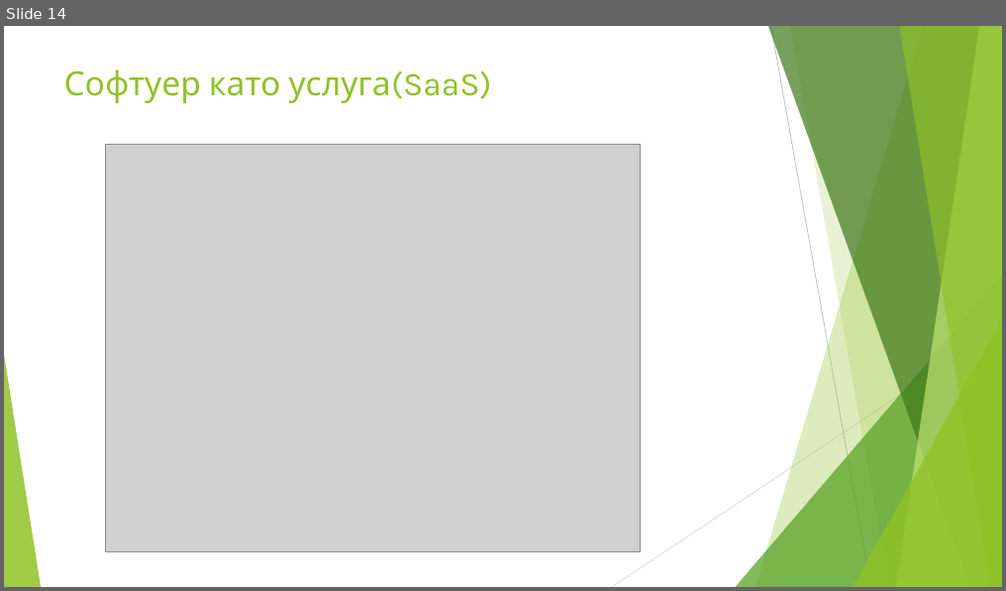
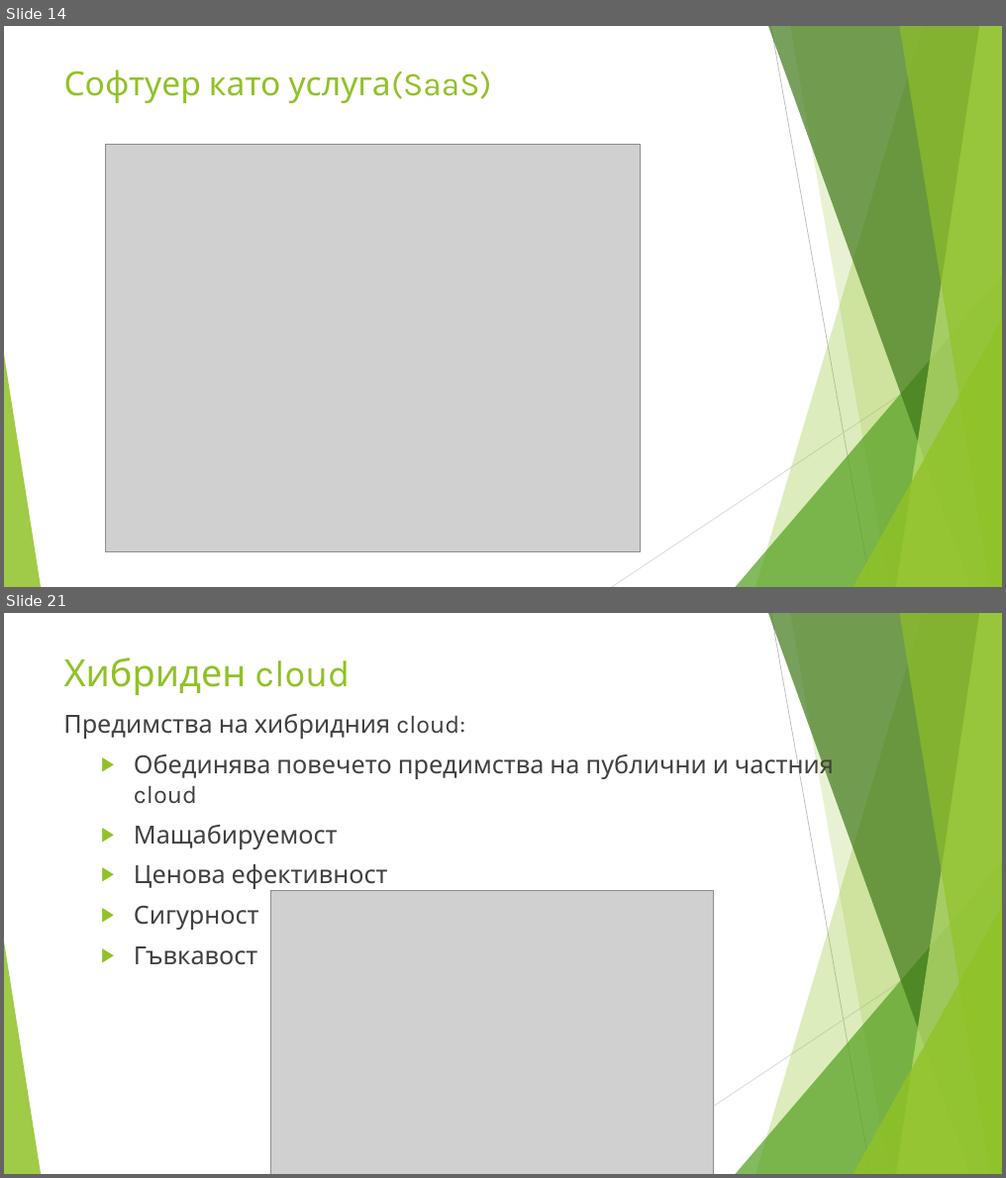
Before and after one commit to enchobelezirev/CloudComputing, a slide deck: CLOUD COMPUTING.pptx. Shown one above the other, each under a label of ours: slide 14 before the commit, slides 14 and 21 after it; the slides between them are not shown. The pictures are 1006x591 and 1006x1178 pixels, drawn with LibreOffice and Linux fonts; fonts in the diff are those of the drawing; grey boxes stand for pictures. Boxes give left, top, right and bottom in pixels: in the first picture for what was removed or moved away, otherwise in the second. Text is boxed around its words. In the diff, an @@ line names an element or a change of style, - is before the commit and + after.

```diff
--- a/CLOUD COMPUTING.pptx
+++ b/CLOUD COMPUTING.pptx
@@ slide 21 added at (x1=4, y1=613, x2=1002, y2=1174), background #FFFFFF; not listed: 10 template elements that a slide beside it also shows @@
@@ text added at (x1=64, y1=658, x2=350, y2=695), 36 pt, text #90C226 @@
+Хибриден cloud
@@ text added at (x1=63, y1=714, x2=834, y2=965), 24 pt, text #404040 @@
+Предимства на хибридния cloud:
+  ▶ Обединява повечето предимства на публични и частния cloud
+  ▶ Мащабируемост
+  ▶ Ценова ефективност
+  ▶ Сигурност
+  ▶ Гъвкавост
@@ picture added at (x1=271, y1=891, x2=714, y2=1174) @@
```
Also in this commit, not shown: 7 other slides added, 1 other file.
